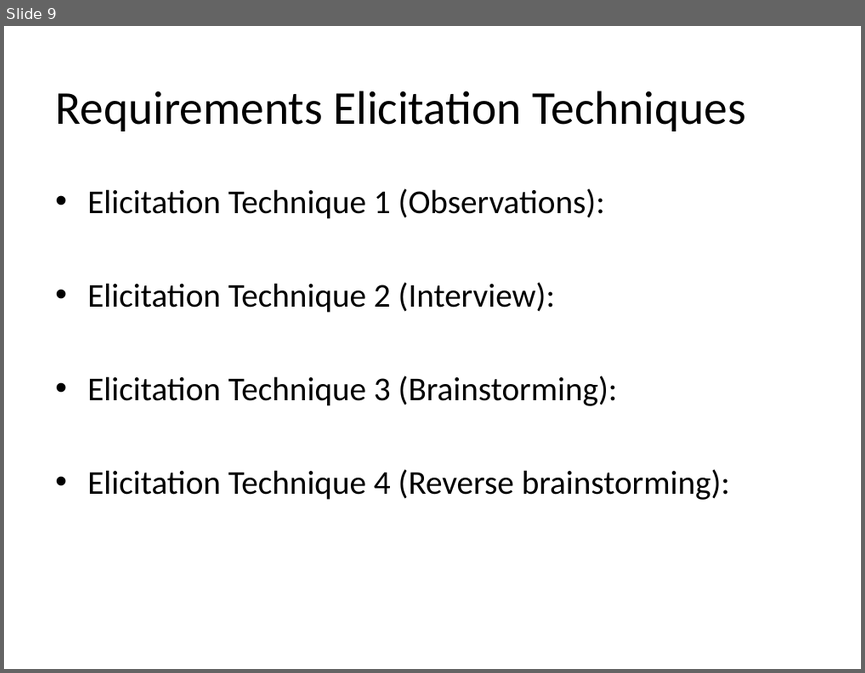
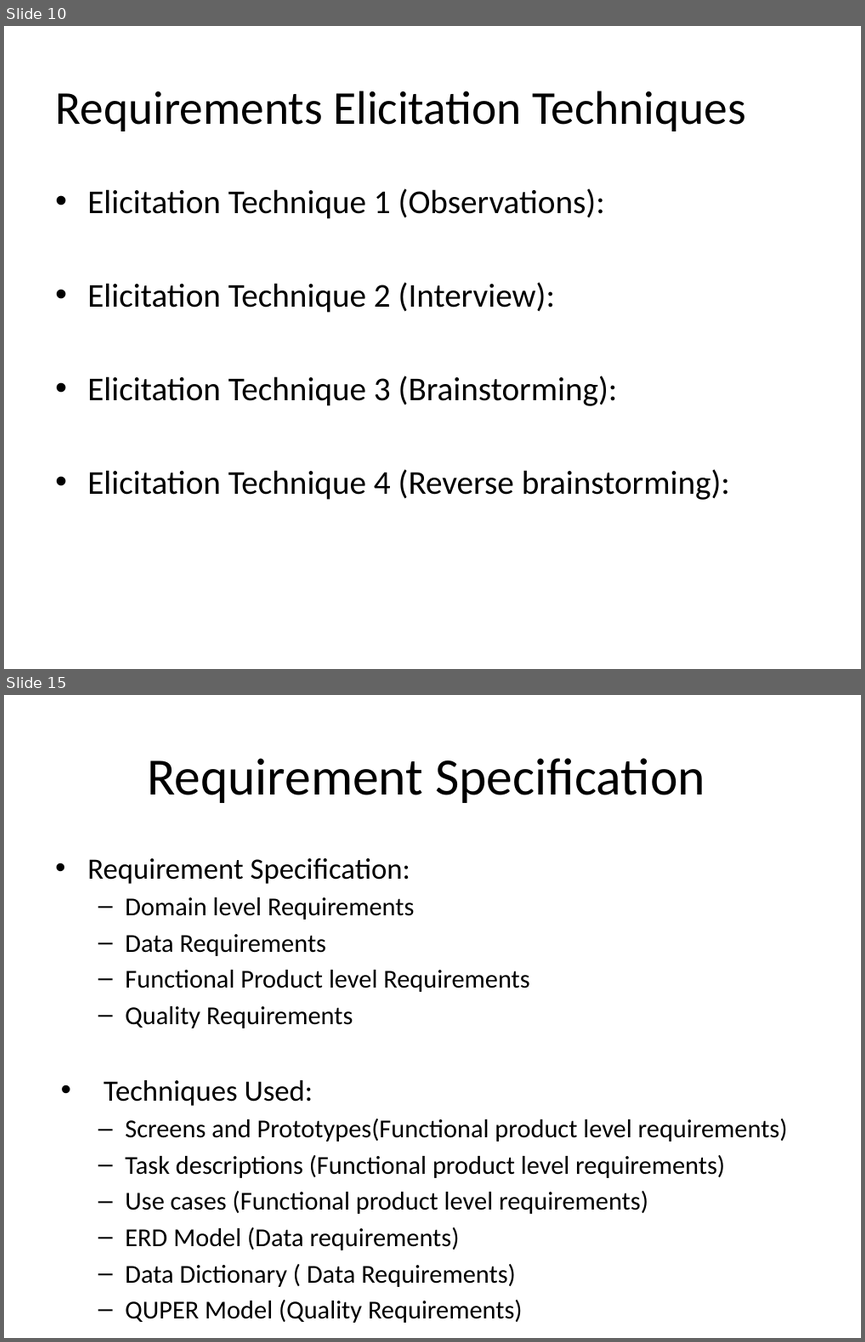
Before and after one commit to alihsn2010/REDocument, a slide deck: Software Requirement Engineering and product management.pptx. Shown one above the other, each under a label of ours: slide 9 before the commit, slides 10 and 15 after it; the slides between them are not shown. The pictures are 865x673 and 865x1342 pixels, drawn with LibreOffice and Linux fonts; fonts in the diff are those of the drawing. Boxes give left, top, right and bottom in pixels: in the first picture for what was removed or moved away, otherwise in the second. Text is boxed around its words. In the diff, an @@ line names an element or a change of style, - is before the commit and + after.

```diff
--- a/Software Requirement Engineering and product management.pptx
+++ b/Software Requirement Engineering and product management.pptx
@@ slide 15 added at [4, 695, 861, 1338], background #FFFFFF @@
@@ title added at [147, 758, 705, 803], 44 pt, text #000000 @@
+Requirement Specification
@@ text added at [87, 858, 788, 1322], 21.7 pt, text #000000 @@
+• Requirement Specification:
+  – Domain level Requirements
+  – Data Requirements
+  – Functional Product level Requirements
+  – Quality Requirements
+• Techniques Used:
+  – Screens and Prototypes(Functional product level requirements)
+  – Task descriptions (Functional product level requirements)
+  – Use cases (Functional product level requirements)
+  – ERD Model (Data requirements)
+  – Data Dictionary ( Data Requirements)
+  – QUPER Model (Quality Requirements)
@@ what was slide 9 is now slide 10 @@
```
Also in this commit, not shown: 4 slides changed, 20 other slides added, 2 slides removed.
